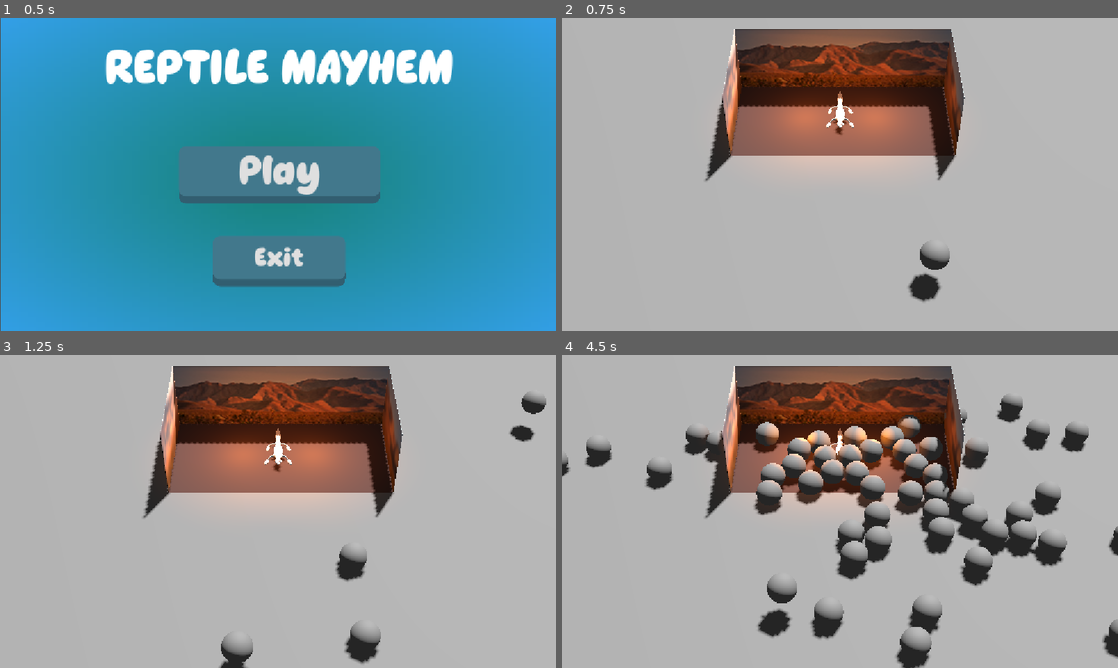
Above: before the commit, frames 1-4 (two rows, left to right).
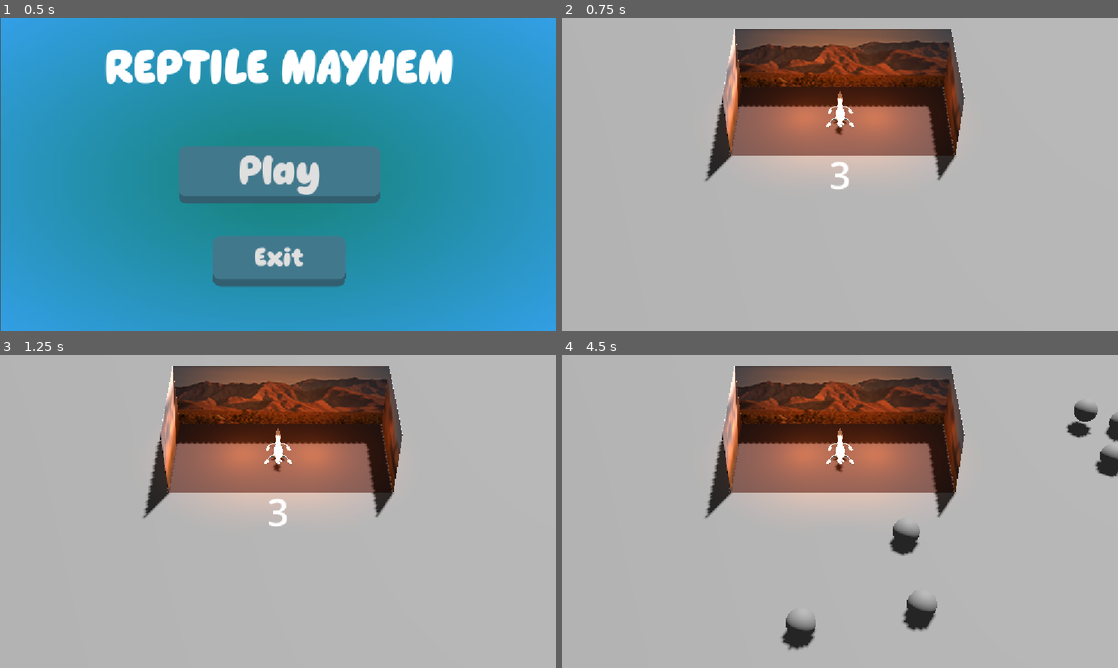
Above: after the commit, the same moments.

Repository: PetarGH/GeckoSurvivors
Game: Godot game, scene res://scenes/main_menu_scene.tscn
The game is run twice, just before and just after one commit, with the same random seed, the same clock (stepped at 60 frames per second) and the same inputs.
Inputs (mouse positions are in pixels of both pictures, inside the frame that each line leads up to):
- Up to frame 1 (0.5 s): no input
- Up to frame 2 (0.75 s): click "Play" at 0.5 s
- Up to frame 3 (1.25 s): no input
- Up to frame 4 (4.5 s): move the mouse to (962, 495) at 1.27 s; click (962, 495) at 1.42 s; move the mouse to (728, 527) at 2.02 s; click (728, 527) at 2.17 s; move the mouse to (895, 442) at 2.77 s; click (895, 442) at 2.92 s; move the mouse to (812, 574) at 3.52 s; click (812, 574) at 3.67 s; move the mouse to (1006, 558) at 4.27 s; click (1006, 558) at 4.42 s

Frame 1 is identical in both runs. In frame 2, 0.9% of the frame differs, in the area x 48-70%, y 46-91%; in frame 3, 2.0%; in frame 4, 18%, in the area x 0-100%, y 12-100%.

Commit message:
Timer
added a timer at the beginning of the game

Diff:
--- a/reptile-mayhem/scenes/level.tscn
+++ b/reptile-mayhem/scenes/level.tscn
@@ -2,6 +2,7 @@
 
 [ext_resource type="Script" uid="uid://belxfkw42bho3" path="res://scripts/terrarium.gd" id="1_ppgk2"]
 [ext_resource type="PackedScene" uid="uid://b6p54lc2uj87w" path="res://scenes/terrarium.tscn" id="3_mx8sn"]
+[ext_resource type="Script" uid="uid://b0jorqba6lm6" path="res://scripts/StartGame.gd" id="4_mx8sn"]
 [ext_resource type="PackedScene" uid="uid://nrtk8rhis24l" path="res://scenes/spawner.tscn" id="6_klq6b"]
 
 [sub_resource type="Environment" id="Environment_1vivr"]
@@ -71,5 +72,35 @@
 [node name="Terrarium" parent="." unique_id=1625053110 instance=ExtResource("3_mx8sn")]
 transform = Transform3D(1, 0, 0, 0, 1, 0, 0, 0, 1, 0.0047346354, 0.008702278, -0.19663143)
 
+[node name="Node" type="Node" parent="." unique_id=2127695471 node_paths=PackedStringArray("countdown_timer", "countdown_label", "spawners")]
+script = ExtResource("4_mx8sn")
+countdown_timer = NodePath("Timer")
+countdown_label = NodePath("CanvasLayer/Label")
+spawners = [NodePath("../Spawner"), NodePath("../Spawner2"), NodePath("../Spawner3"), NodePath("../Spawner4")]
+
+[node name="Timer" type="Timer" parent="Node" unique_id=1413627034]
+wait_time = 3.0
+one_shot = true
+autostart = true
+
+[node name="CanvasLayer" type="CanvasLayer" parent="Node" unique_id=1083905237]
+
+[node name="Label" type="Label" parent="Node/CanvasLayer" unique_id=853976328]
+anchors_preset = 8
+anchor_left = 0.5
+anchor_top = 0.5
+anchor_right = 0.5
+anchor_bottom = 0.5
+offset_left = -219.0
+offset_top = -41.0
+offset_right = 219.0
+offset_bottom = 41.0
+grow_horizontal = 2
+grow_vertical = 2
+theme_override_font_sizes/font_size = 77
+text = "3"
+horizontal_alignment = 1
+vertical_alignment = 1
+
 [editable path="Terrarium"]
 [editable path="Terrarium/M_Terrarium"]
--- /dev/null
+++ b/reptile-mayhem/scripts/StartGame.gd
@@ -0,0 +1,34 @@
+extends Node
+
+@export var countdown_timer: Timer
+@export var countdown_label: Label
+
+@export var spawners: Array[Node] = []
+
+var countdown: int = 3
+
+
+func _ready() -> void:
+	countdown_label.text = str(countdown)
+
+	countdown_timer.wait_time = 1.0
+	countdown_timer.one_shot = false
+	countdown_timer.timeout.connect(_on_countdown_timer_timeout)
+	countdown_timer.start()
+
+
+func _on_countdown_timer_timeout() -> void:
+	countdown -= 1
+	countdown_label.text = str(countdown)
+
+	if countdown <= 0:
+		countdown_timer.stop()
+
+		for spawner in spawners:
+			if is_instance_valid(spawner):
+				spawner.start_spawning()
+
+		countdown_label.text = "Go!"
+
+		await get_tree().create_timer(0.5).timeout
+		countdown_label.hide()
--- a/reptile-mayhem/scripts/spawner.gd
+++ b/reptile-mayhem/scripts/spawner.gd
@@ -21,7 +21,6 @@
 	spawn_timer.timeout.connect(spawn_object)
 
 	add_child.call_deferred(spawn_timer)
-	start_spawning.call_deferred()
 
 
 func start_spawning() -> void:
Not shown, added: reptile-mayhem/scripts/StartGame.gd.uid
